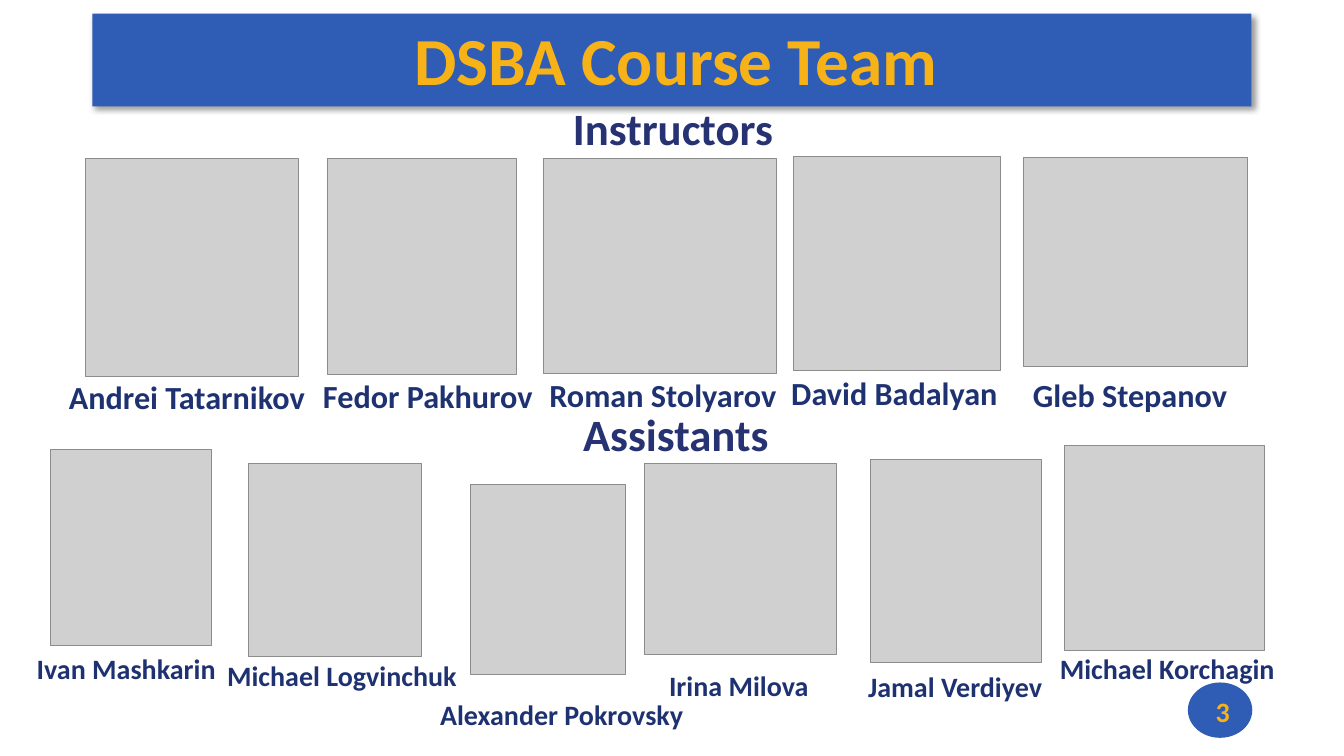
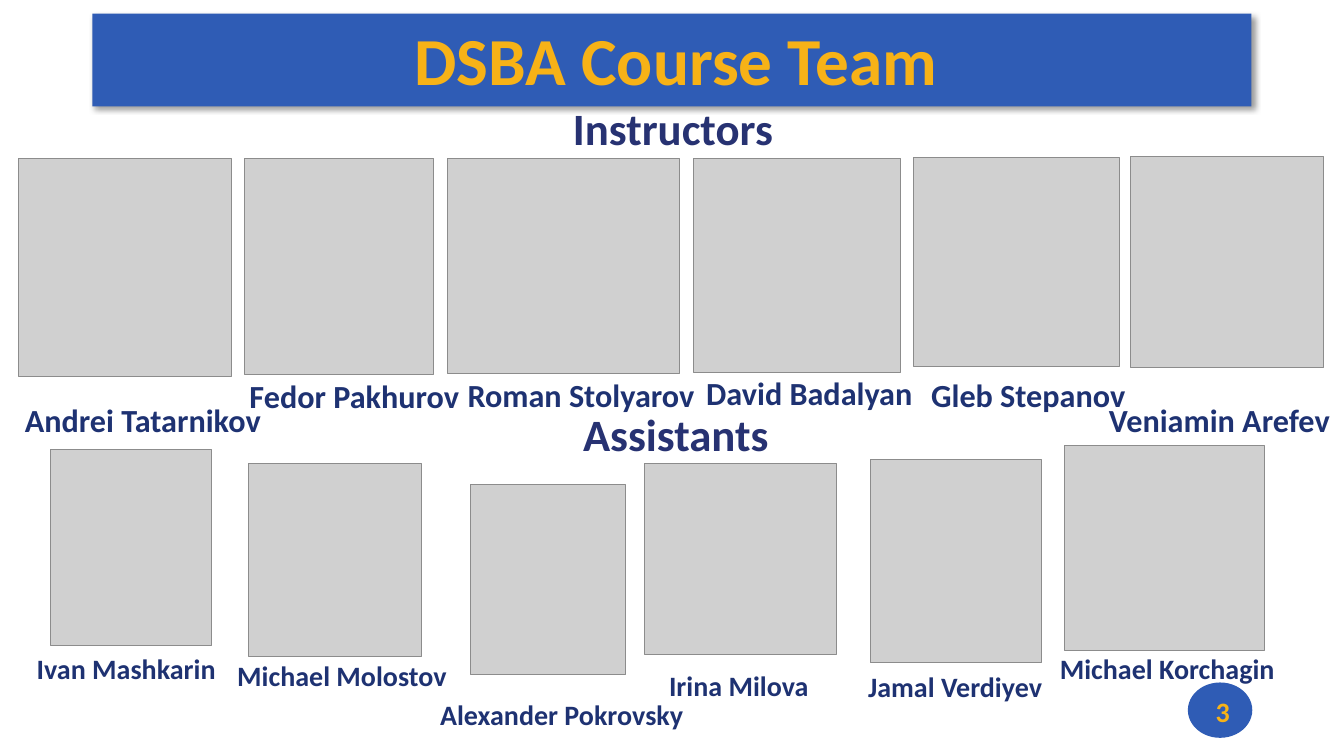
Before and after one commit to andrewt0301/hse-acos-course, a slide deck: slide 3 of docs/part1ca/01_Introduction/CA_Lecture_01.pptx. Drawn at 1344x756 pixels with LibreOffice and Linux fonts; fonts in the diff are those of the drawing; grey boxes stand for pictures. Boxes give left, top, right and bottom in pixels: in the first picture for what was removed or moved away, otherwise in the second. Text is boxed around its words. In the diff, an @@ line names an element or a change of style, - is before the commit and + after.

```diff
--- a/docs/part1ca/01_Introduction/CA_Lecture_01.pptx
+++ b/docs/part1ca/01_Introduction/CA_Lecture_01.pptx
@@ picture: place and size @@
-picture at [86,158,299,376]
+picture at [18,158,232,376]
@@ picture: place and size @@
-picture at [328,158,517,374]
+picture at [244,158,434,374]
@@ picture: place and size @@
-picture at [544,158,777,373]
+picture at [448,158,681,373]
@@ picture: place and size @@
-picture at [793,156,1000,370]
+picture at [694,158,900,372]
@@ picture: place and size @@
-picture at [1023,157,1248,366]
+picture at [913,157,1119,366]
@@ picture added at [1131,156,1324,368] @@
@@ text "David Badalyan": place and size @@
-text "David Badalyan" at [791,382,998,410]
+text "David Badalyan" at [706,382,913,410]
@@ text "Andrei Tatarnikov" rewrapped from [69,386,304,410] to [25,405,260,433] @@
@@ text "Fedor Pakhurov": place and size @@
-text "Fedor Pakhurov" at [323,385,533,409]
+text "Fedor Pakhurov" at [249,385,459,409]
@@ text "Roman Stolyarov": place and size @@
-text "Roman Stolyarov" at [549,384,776,412]
+text "Roman Stolyarov" at [468,384,694,412]
@@ text "Gleb Stepanov": place and size @@
-text "Gleb Stepanov" at [1033,384,1227,412]
+text "Gleb Stepanov" at [931,384,1125,414]
@@ text added at [1109,405,1330,433], 23 pt, text #1E3272, bold @@
+Veniamin Arefev
@@ text at [237,666,446,687]: text changed @@
-Michael Logvinchuk
+Michael Molostov
```
Also in this commit, not shown: 2 other files.
